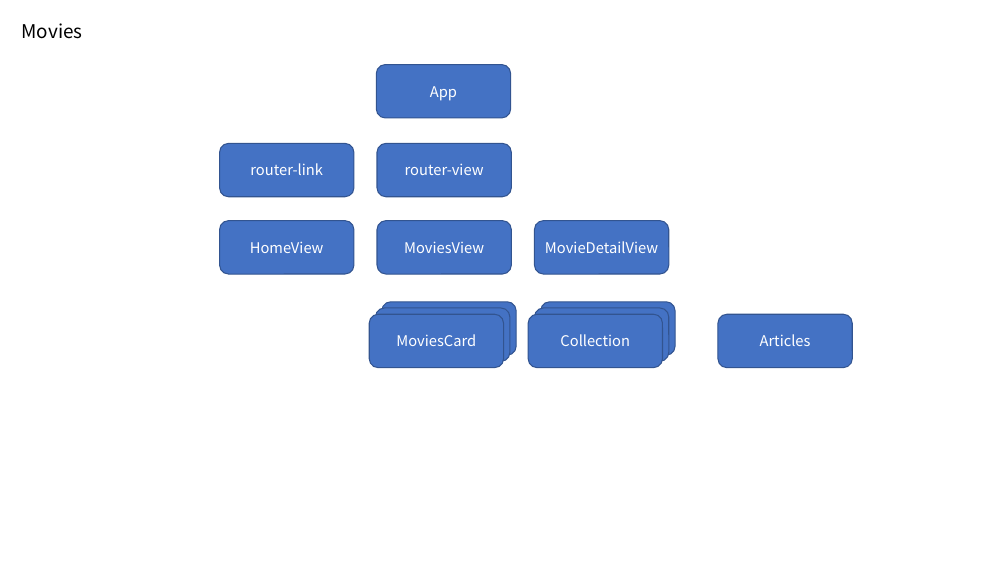
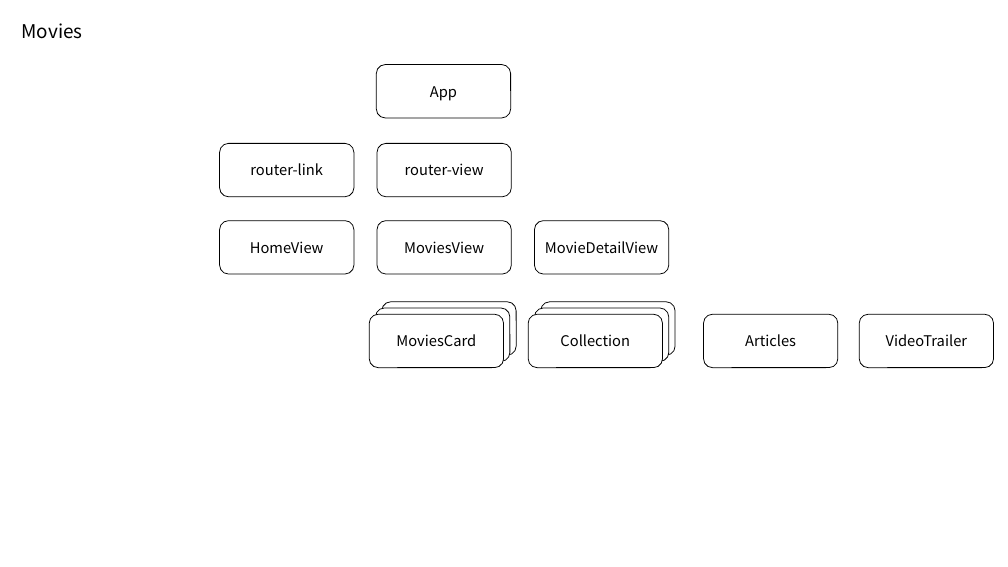
Before and after one commit to ssafyjiyong/movie-recommendation-web, a slide deck: slide 1 of reference/component-tree.pptx. Drawn at 1008x567 pixels with LibreOffice and Linux fonts; fonts in the diff are those of the drawing. Boxes give left, top, right and bottom in pixels: in the first picture for what was removed or moved away, otherwise in the second. Text is boxed around its words. In the diff, an @@ line names an element or a change of style, - is before the commit and + after.

```diff
--- a/reference/component-tree.pptx
+++ b/reference/component-tree.pptx
@@ fill #4472C4 to #FFFFFF; outline #325491 1 pt to #000000 0.75 pt in 4 elements at [382,302,516,355], [376,308,510,361], [541,302,675,355], [535,308,669,361] @@
@@ text colour #FFFFFF to #000000; fill #4472C4 to #FFFFFF; outline #325491 1 pt to #000000 0.75 pt in 9 elements at [377,64,511,118], [377,144,512,197], [219,144,354,197], [535,221,669,274], [377,221,512,274], [219,221,354,274], [369,315,504,368], [529,315,663,368], [704,315,839,368] @@
@@ rounded rectangle "Articles": place and size @@
-rounded rectangle "Articles" at [718,315,853,368]
+rounded rectangle "Articles" at [704,315,839,368]
@@ rounded rectangle added at [860,315,994,368], fill #FFFFFF, outline #000000 0.75 pt, 14 pt, text #000000 @@
+VideoTrailer
```
Also in this commit, not shown: 2 other slides changed, 2 other files.
